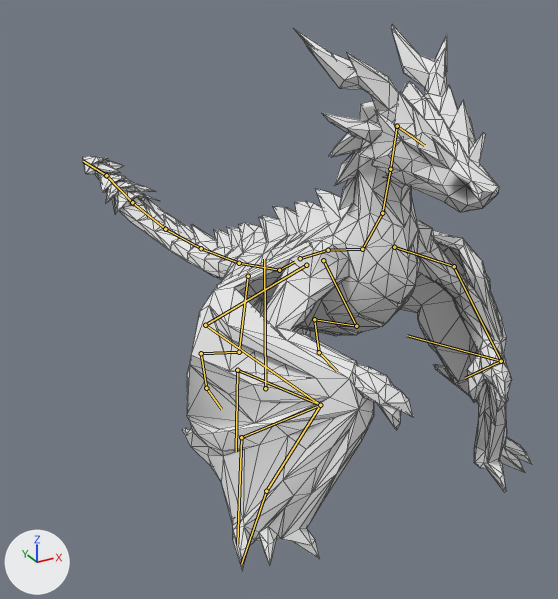
Before and after pictures for a commit that changed the FBX model ProjectBeViolenceDefense/Assets/05_Art/05_Meshes/Enemies/Wyvern/Wyvern.fbx.
Rendered twice from a 50 mm camera at (-1.18, -2.25, 1.48) aimed at (0.02, -0.06, 0.39). The axes (+X, +Y, +Z) are drawn at lower left. The lights are the same throughout. The picture after the commit comes second. Both versions are drawn at frame 15 of the action 'Walk'; the numbers are the values there. The bones that change, and the others that lie on the model, are drawn over the model as lines. Mesh edges are drawn as thin lines.

The first picture shows 'Wyvern_Mesh'.
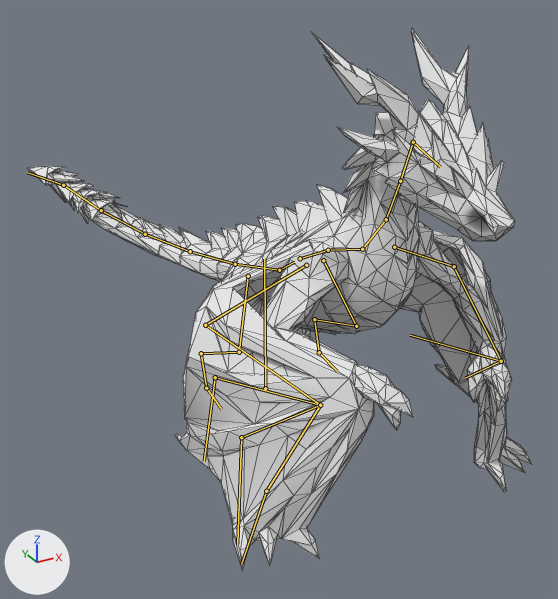
The change in detail:
Bone 'Neck01' (bone_neck01) turns from (2, 0, 0) to (10, 0, 0) degrees about its own x, y and z.
Bone 'Neck02' (bone_neck02) turns from (2, 0, 0) to (7, 0, 0) degrees about its own x, y and z.
Bone 'Head' (bone_head) turns from (-2, 0, 0) to (-9, 0, 0) degrees about its own x, y and z.
Bone 'WingRay3A.L' (bone_wingray3a_l) turns from (-19, -2, 17) to (-19, -2, 16) degrees about its own x, y and z.
Bone 'WingRay3A.R' (bone_wingray3a_r) turns from (-11, 3, -17) to (-10, 3, -7) degrees about its own x, y and z.
Bone 'Tail01' (bone_tail01) turns from (0, -1, 4) to (0, -2, 7) degrees about its own x, y and z.
Bone 'Tail02' (bone_tail02) turns from (0, 0, 4) to (0, -1, 8) degrees about its own x, y and z.
Bone 'Tail03' (bone_tail03) turns from (0, 0, 4) to (0, 1, 8) degrees about its own x, y and z.
Bone 'Tail04' (bone_tail04) turns from (0, 0, 2) to (0, 1, 5) degrees about its own x, y and z.
Bone 'Tail05' (bone_tail05) turns from (0, 0, 0) to (0, 1, 2) degrees about its own x, y and z.

Where the change shows, as pixel boxes [x1, y1, x2, y2] in the pictures (558 x 599 px):
'Wyvern_Mesh', posed (12% wider): before [83, 25, 532, 571]; after [27, 28, 532, 571]
bone 'Neck01', root to tip: before (362, 249) to (382, 213); after (362, 249) to (386, 219)
bone 'Neck02', root to tip: before (382, 213) to (390, 169); after (386, 219) to (400, 181)
bone 'Head', root to tip: before (397, 126) to (424, 145); after (413, 142) to (440, 167)
bone 'WingRay3A.L', root to tip: before (501, 361) to (407, 335); after (501, 361) to (410, 335)
bone 'WingRay3A.R', root to tip: before (320, 405) to (237, 370); after (320, 405) to (215, 377)
bone 'Tail01', root to tip: before (279, 270) to (239, 263); after (279, 270) to (235, 264)
bone 'Tail02', root to tip: before (239, 263) to (201, 248); after (235, 264) to (190, 251)
bone 'Tail03', root to tip: before (201, 248) to (165, 229); after (190, 251) to (145, 234)
bone 'Tail04', root to tip: before (165, 229) to (132, 202); after (145, 234) to (101, 210)
bone 'Tail05', root to tip: before (132, 202) to (106, 175); after (101, 210) to (63, 185)
